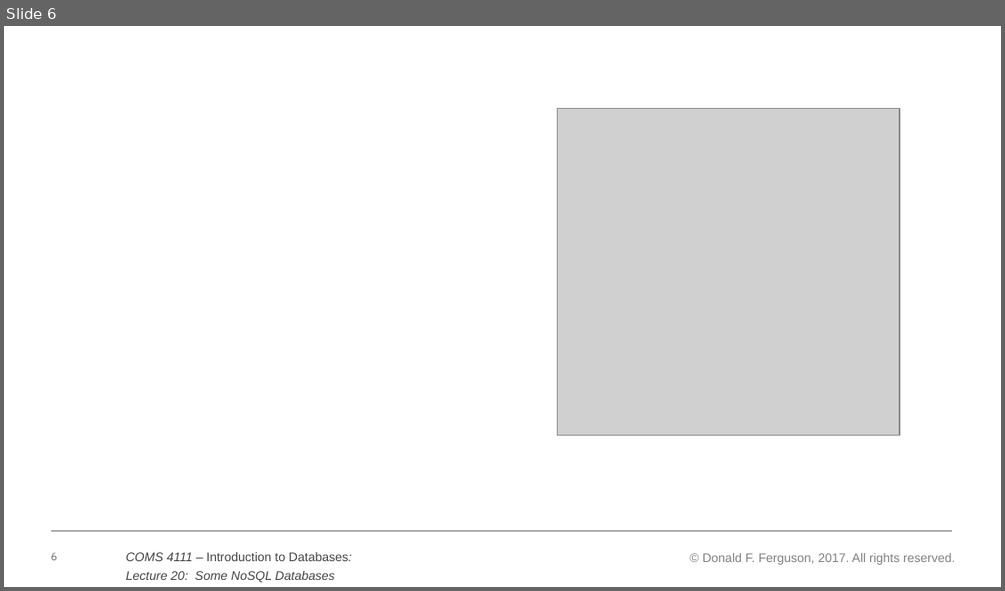
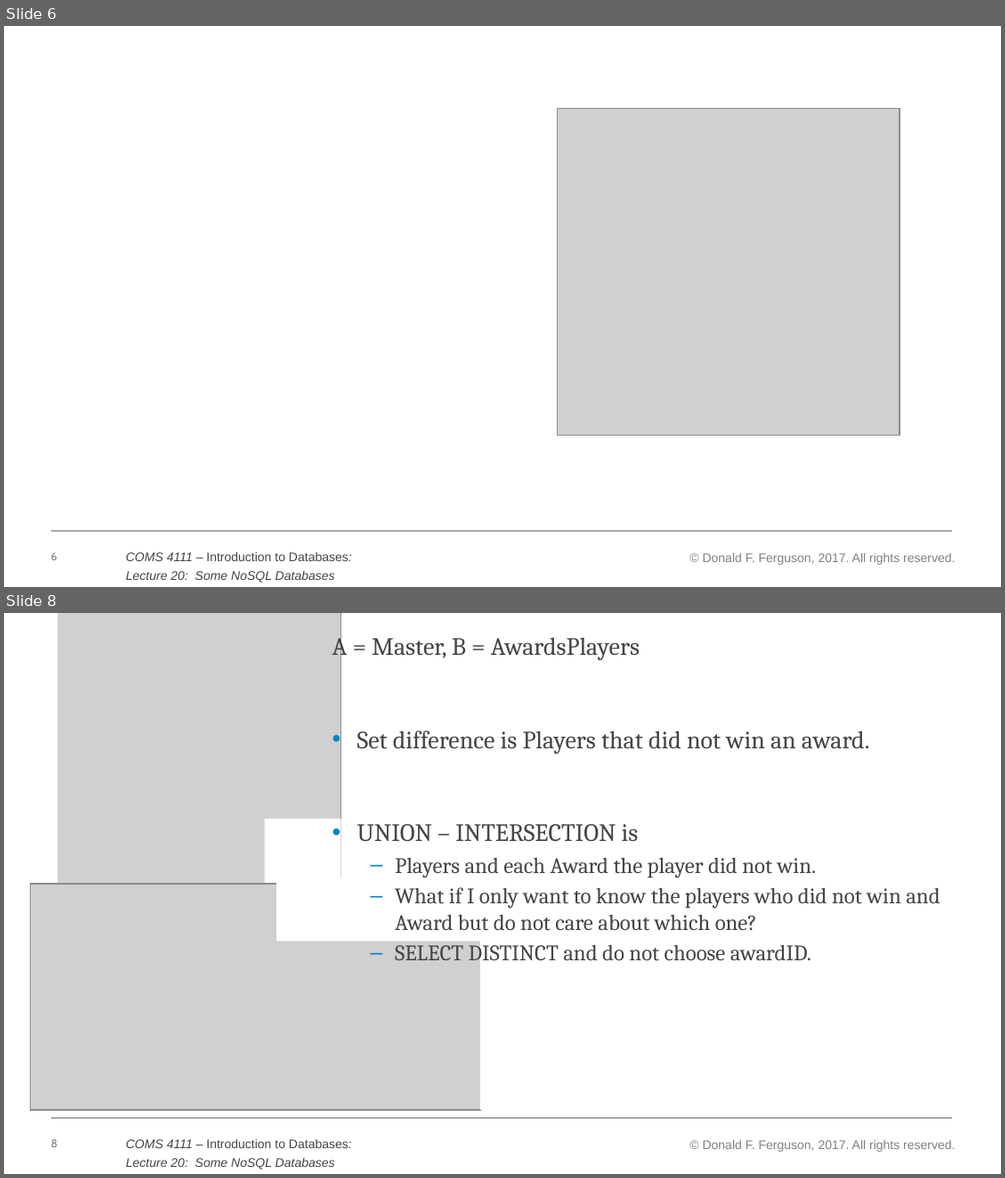
Before and after one commit to zyxdlsz/w4111-Databases, a slide deck: Lectures/generalslides.pptx. Shown one above the other, each under a label of ours: slide 6 before the commit, slides 6 and 8 after it; the slides between them are not shown. The pictures are 1005x591 and 1005x1178 pixels, drawn with LibreOffice and Linux fonts; fonts in the diff are those of the drawing; grey boxes stand for pictures. Boxes give left, top, right and bottom in pixels: in the first picture for what was removed or moved away, otherwise in the second. Text is boxed around its words. In the diff, an @@ line names an element or a change of style, - is before the commit and + after.

Commit message:
Lecture 7

```diff
--- a/Lectures/generalslides.pptx
+++ b/Lectures/generalslides.pptx
@@ slide 8 added at (4,613,1001,1174), background #FFFFFF; not listed: 4 template elements that a slide beside it also shows @@
@@ rectangle added at (4,613,57,884), fill #FFFFFF @@
@@ picture added at (56,613,341,884) @@
@@ text added at (332,633,939,965), 16 pt, text #444444 @@
+A = Master, B = AwardsPlayers
+• Set difference is Players that did not win an award.
+• UNION – INTERSECTION is
+  – Players and each Award the player did not win.
+  – What if I only want to know the players who did not win and Award but do not care about which one?
+  – SELECT DISTINCT and do not choose awardID.
@@ rectangle added at (264,819,341,884), fill #FFFFFF @@
@@ rectangle added at (276,877,479,940), fill #FFFFFF @@
@@ rectangle added at (480,877,506,1110), fill #FFFFFF @@
@@ picture added at (30,884,480,1110) @@
```
Also in this commit, not shown: 2 other slides added, 13 other files.
